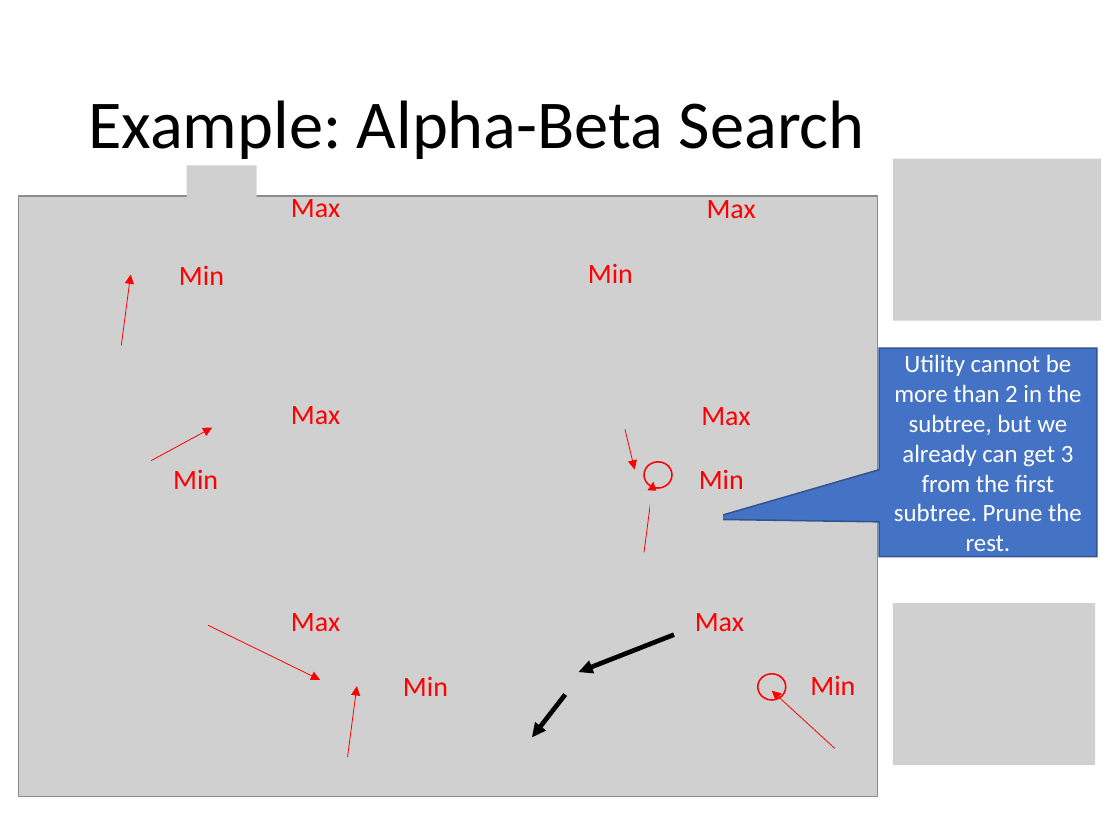
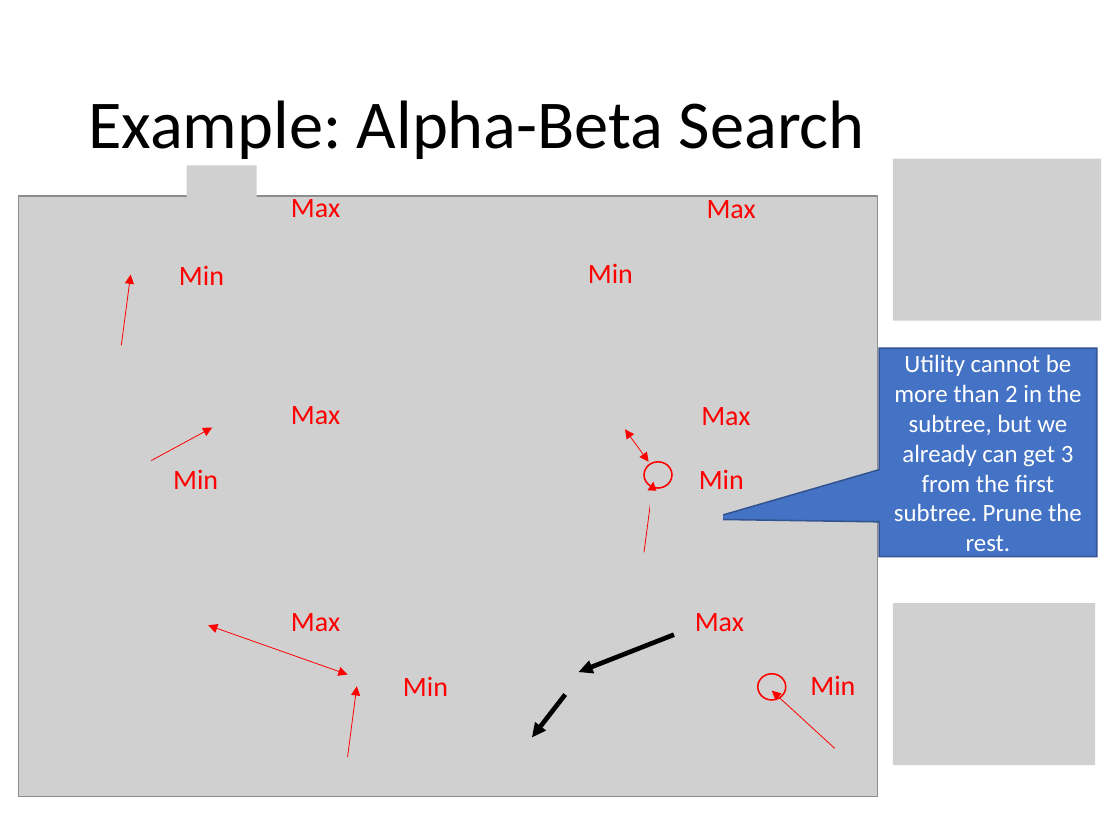
Before and after one commit to mhahsler/CS7320-AI, a slide deck: slide 21 of slides/05_games.pptx. Drawn at 1120x840 pixels with LibreOffice and Linux fonts; fonts in the diff are those of the drawing; grey boxes stand for pictures. Boxes give left, top, right and bottom in pixels: in the first picture for what was removed or moved away, otherwise in the second. Text is boxed around its words. In the diff, an @@ line names an element or a change of style, - is before the commit and + after.

```diff
--- a/slides/05_games.pptx
+++ b/slides/05_games.pptx
@@ arrow moved from (625, 429) - (635, 469) to (625, 429) - (648, 461) @@
@@ arrow (625, 429) - (648, 461): arrow to double arrow @@
@@ picture removed at box(609, 457, 670, 491) @@
@@ arrow moved from (208, 625) - (320, 680) to (208, 625) - (347, 674) @@
@@ arrow (208, 625) - (347, 674): arrow to double arrow @@
@@ picture removed at box(302, 666, 368, 700) @@
```
Also in this commit, not shown: 7 other slides changed, 1 slide removed, 1 other file.
